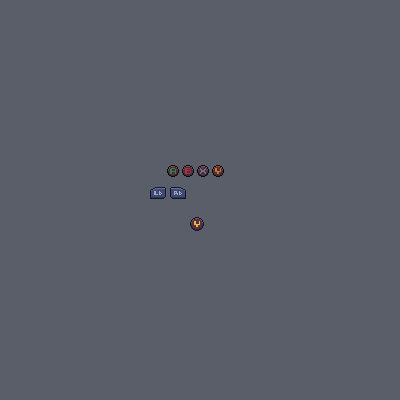
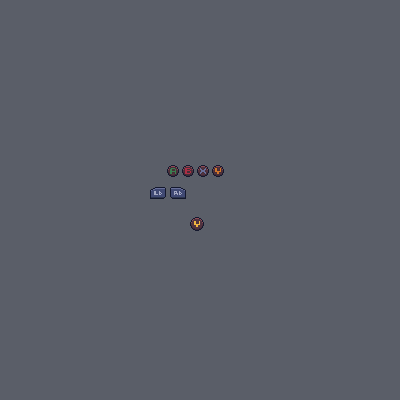
Before/after of a (400, 400) layered artwork. What changed in the layer stack:
painted on "XboxA.png" over [167, 165, 179, 177]
painted on "XboxB.png" over [182, 165, 194, 177]
painted on "XboxX.png" over [197, 165, 209, 177]
painted on "XboxY.png" over [212, 165, 224, 177]
